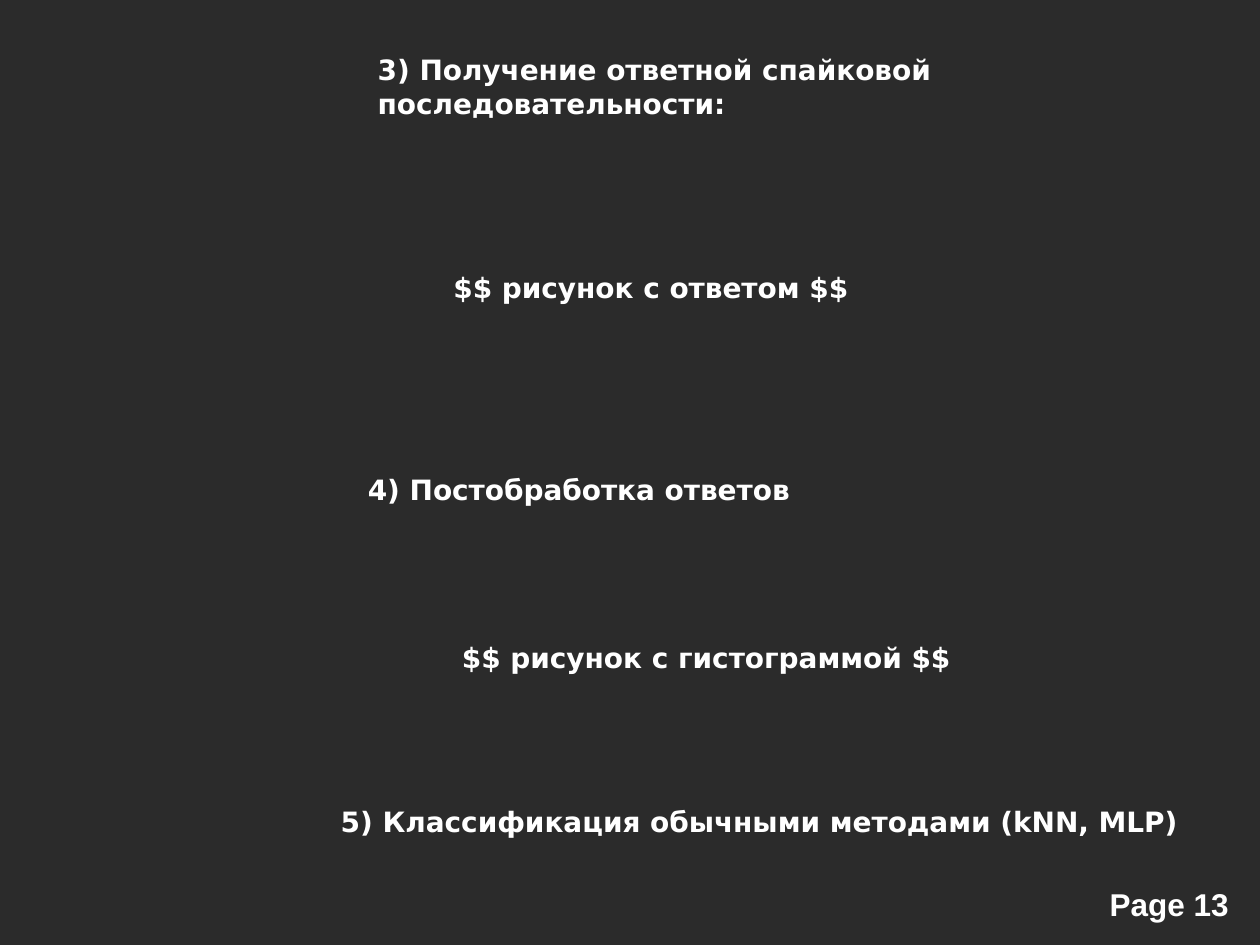
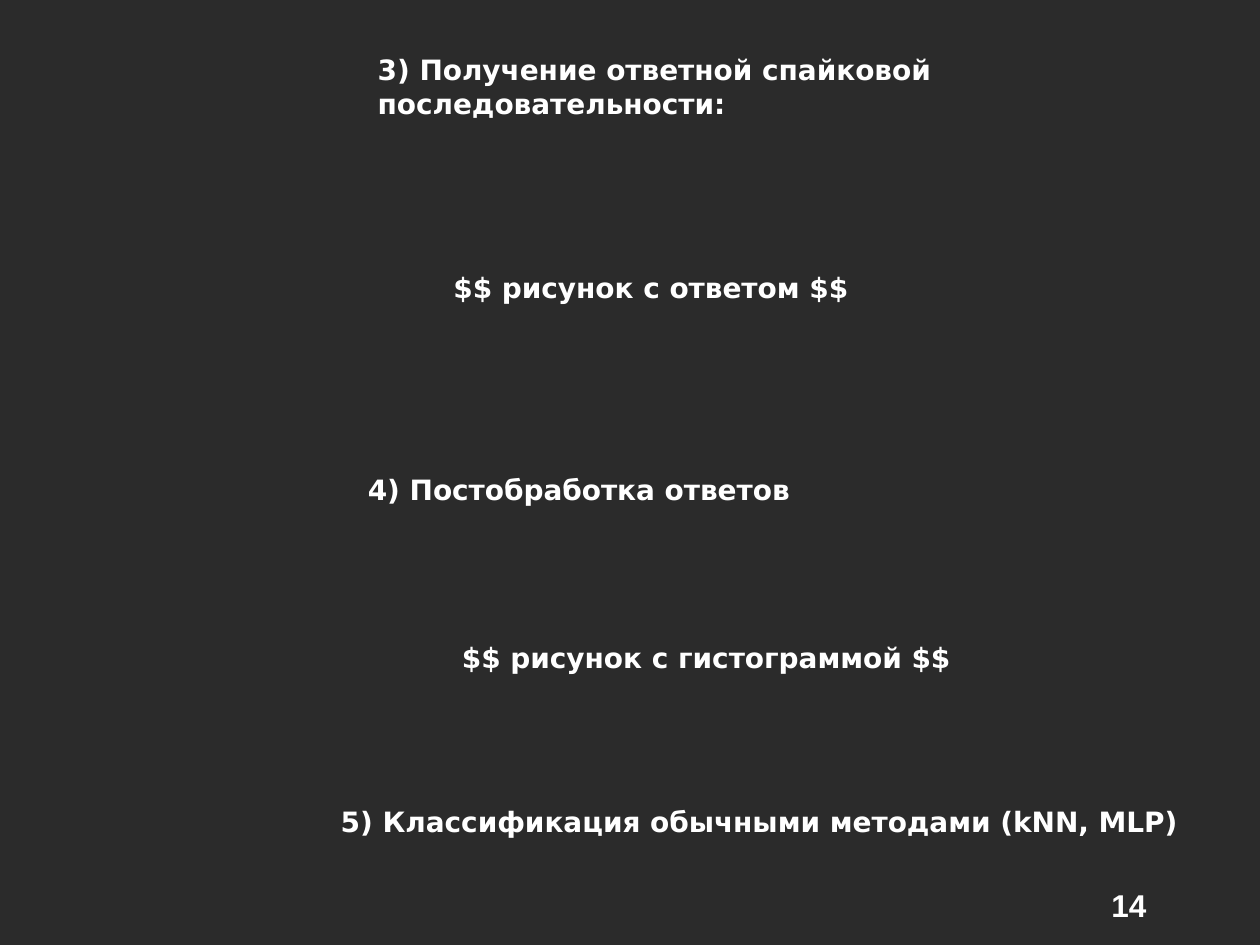
Before and after one commit to alexeyche/alexeyche-junk, a slide deck: slide 14 of cns/doc/conf.ppt (slide 13 before the commit). Drawn at 1260x945 pixels with LibreOffice and Linux fonts; fonts in the diff are those of the drawing; background and template pictures are left out; a plain dark background stands for a picture behind light text. Boxes give left, top, right and bottom in pixels: in the first picture for what was removed or moved away, otherwise in the second. Text is boxed around its words. In the diff, an @@ line names an element or a change of style, - is before the commit and + after.

```diff
--- a/cns/doc/conf.ppt
+++ b/cns/doc/conf.ppt
@@ page number removed at [1110,894,1229,922] @@
-Page 13
@@ page number added at [1111,895,1146,917], 18 pt, text #FFFFFF, bold @@
+14
```
Also in this commit, not shown: 9 other slides changed, 3 slides added, 3 slides removed, 2 other files.
